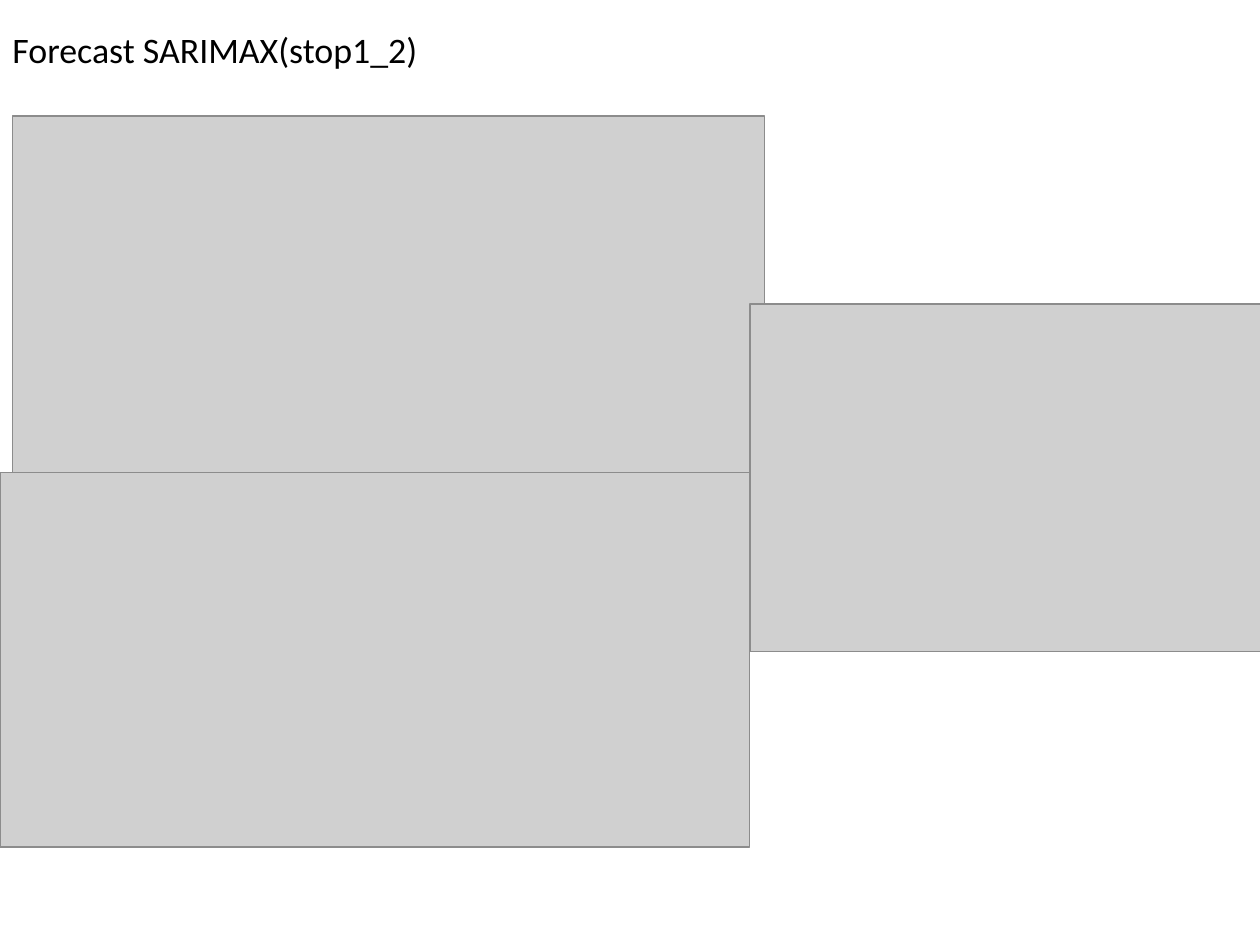
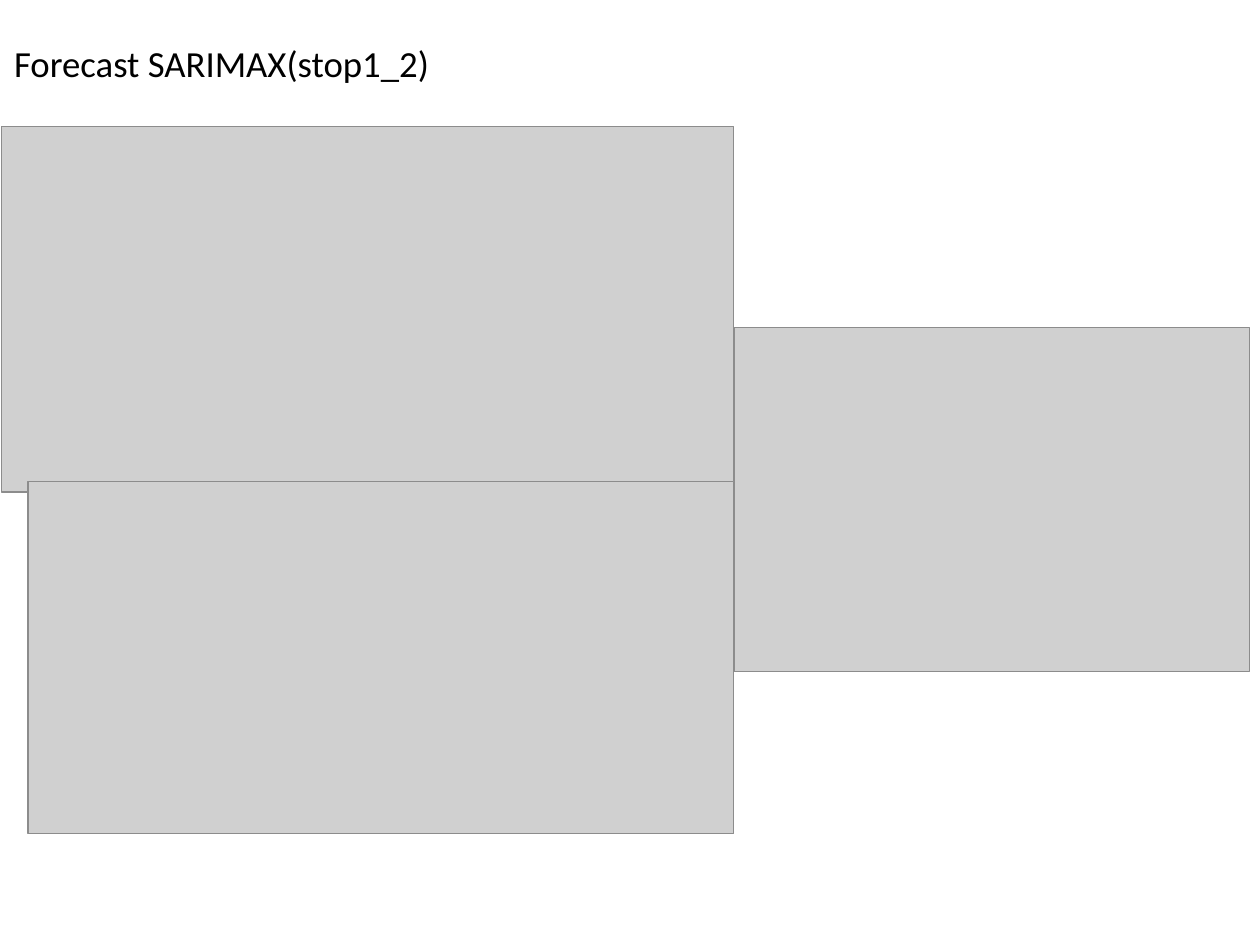
Before and after one commit to mic00s/Summer-School-2023, a slide deck: slide 15 of case.solution_2.pptx (slide 14 before the commit). Drawn at 1260x945 pixels with LibreOffice and Linux fonts; fonts in the diff are those of the drawing; grey boxes stand for pictures. Boxes give left, top, right and bottom in pixels: in the first picture for what was removed or moved away, otherwise in the second. Text is boxed around its words. In the diff, an @@ line names an element or a change of style, - is before the commit and + after.

Commit message:
Добави липсващ slide за SARIMAX на t_stop2_to_stop3 и slide как избираме features за SARIMAX; onpaви някои несъответствия

```diff
--- a/case.solution_2.pptx
+++ b/case.solution_2.pptx
@@ title "Forecast SARIMAX(stop1_2)" at bbox=[14, 50, 429, 83]: size 20.5 to 21 pt @@
@@ picture: place and size @@
-picture at bbox=[13, 116, 765, 491]
+picture at bbox=[1, 126, 733, 491]
@@ picture: place and size @@
-picture at bbox=[750, 304, 1260, 651]
+picture at bbox=[735, 328, 1250, 672]
@@ picture: place and size @@
-picture at bbox=[0, 472, 750, 847]
+picture at bbox=[28, 481, 733, 834]
```
Also in this commit, not shown: 6 other slides changed, 5 slides added, 3 slides removed.
